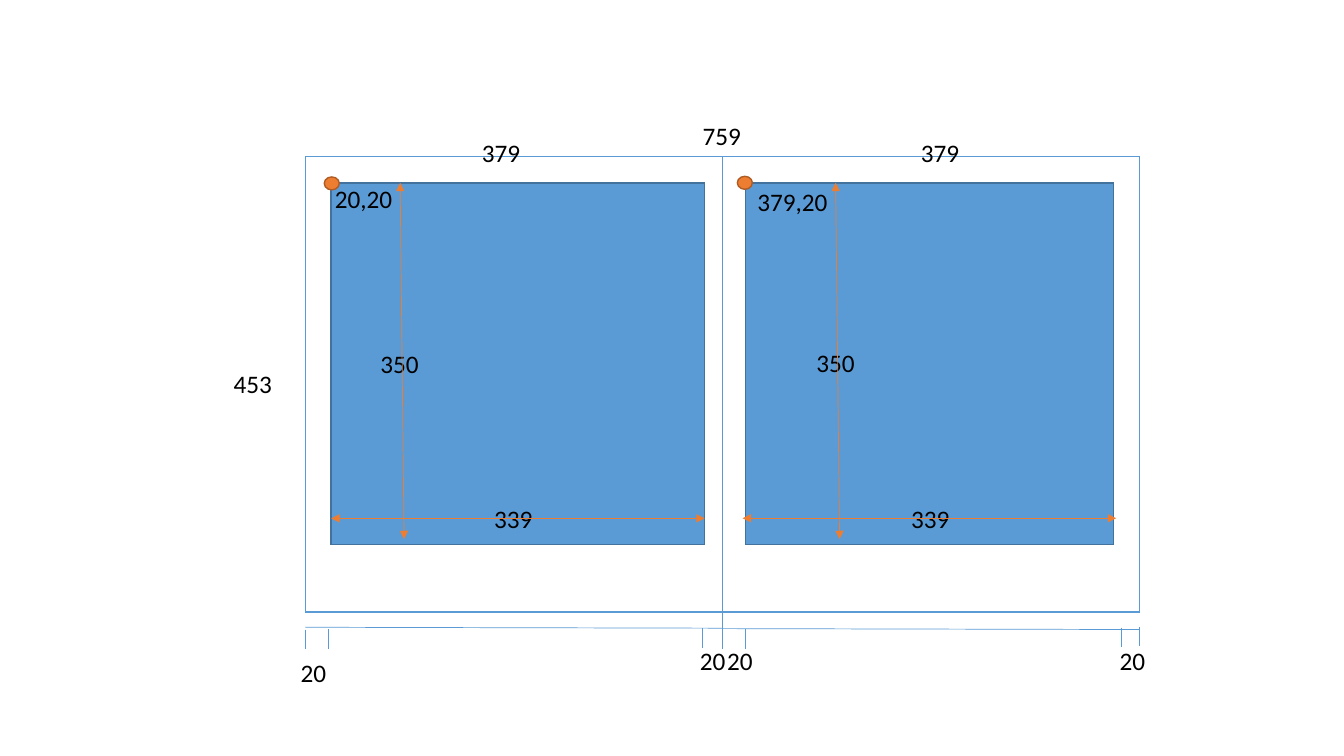
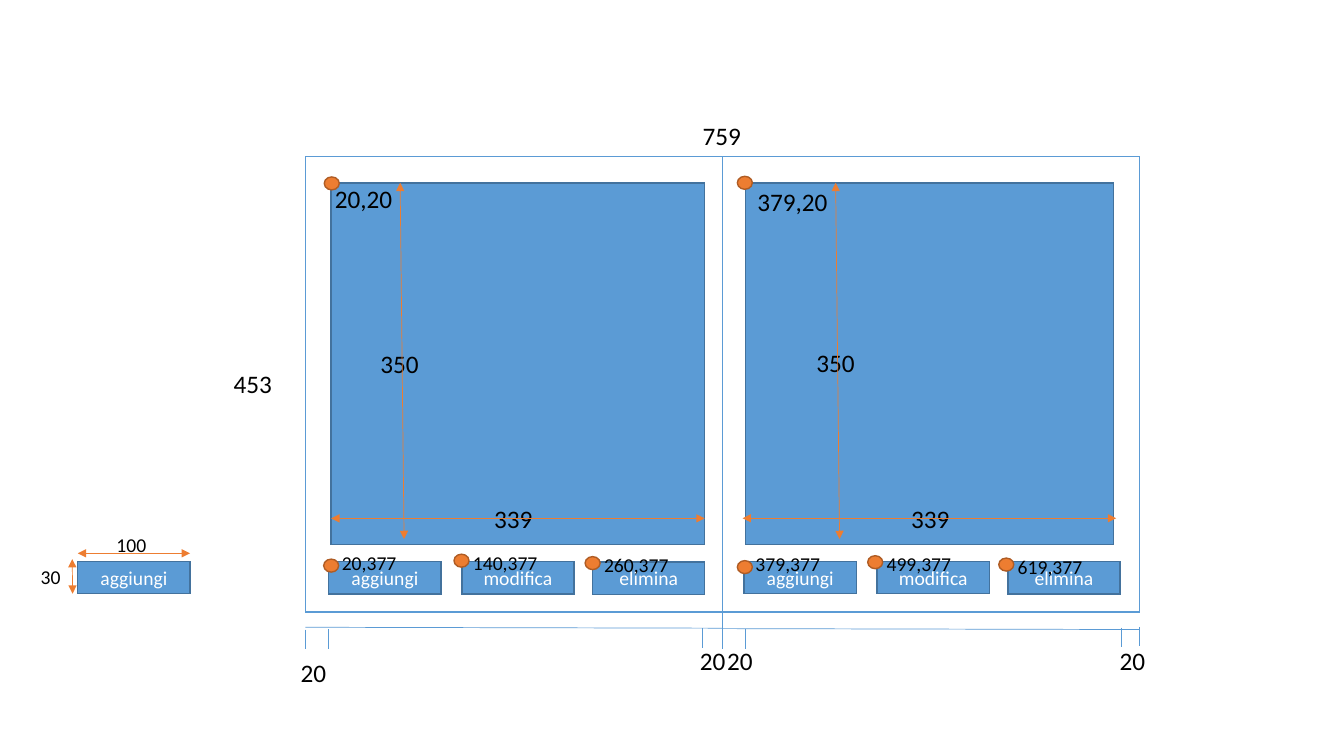
Before and after one commit to desioc/DeSyO, a slide deck: slide 1 of Documentazione/Mockup/interfaccia_grafica.pptx. Drawn at 1344x756 pixels with LibreOffice and Linux fonts; fonts in the diff are those of the drawing. Boxes give left, top, right and bottom in pixels: in the first picture for what was removed or moved away, otherwise in the second. Text is boxed around its words. In the diff, an @@ line names an element or a change of style, - is before the commit and + after.

Commit message:
Modificato file ppt interfaccia grafica

```diff
--- a/Documentazione/Mockup/interfaccia_grafica.pptx
+++ b/Documentazione/Mockup/interfaccia_grafica.pptx
@@ text removed at <box>921,145,959,162</box> @@
-379
@@ text added at <box>116,539,146,554</box>, 14 pt, text #000000 @@
+100
@@ double arrow added from (73, 594) to (73, 560), #ED7D31 0.5 pt @@
@@ rectangle added at <box>78,562,190,594</box>, fill #5B9BD5, outline #43739E 1 pt, 14 pt, text #FFFFFF @@
+aggiungi
@@ double arrow added from (78, 554) to (191, 554), #ED7D31 0.5 pt @@
@@ ellipse added at <box>324,560,339,573</box>, fill #ED7D31, outline #AF5C24 1 pt @@
@@ rectangle added at <box>329,562,441,594</box>, fill #5B9BD5, outline #43739E 1 pt, 14 pt, text #FFFFFF @@
+aggiungi
@@ text added at <box>342,553,397,574</box>, 14 pt, text #000000 @@
+20,377
@@ ellipse added at <box>454,555,469,568</box>, fill #ED7D31, outline #AF5C24 1 pt @@
@@ rectangle added at <box>462,562,574,594</box>, fill #5B9BD5, outline #43739E 1 pt, 14 pt, text #FFFFFF @@
+modifica
@@ text added at <box>473,553,537,575</box>, 14 pt, text #000000 @@
+140,377
@@ ellipse added at <box>586,557,601,570</box>, fill #ED7D31, outline #AF5C24 1 pt @@
@@ rectangle added at <box>593,562,705,594</box>, fill #5B9BD5, outline #43739E 1 pt, 14 pt, text #FFFFFF @@
+elimina
@@ text added at <box>604,556,668,578</box>, 14 pt, text #000000 @@
+260,377
@@ ellipse added at <box>738,561,753,574</box>, fill #ED7D31, outline #AF5C24 1 pt @@
@@ rectangle added at <box>744,562,856,594</box>, fill #5B9BD5, outline #43739E 1 pt, 14 pt, text #FFFFFF @@
+aggiungi
@@ text at <box>755,555,819,577</box>: text changed; size 18 to 14 pt @@
-379
+379,377
@@ ellipse added at <box>868,556,883,569</box>, fill #ED7D31, outline #AF5C24 1 pt @@
@@ rectangle added at <box>877,562,989,594</box>, fill #5B9BD5, outline #43739E 1 pt, 14 pt, text #FFFFFF @@
+modifica
@@ text added at <box>887,555,951,577</box>, 14 pt, text #000000 @@
+499,377
@@ ellipse added at <box>999,559,1014,572</box>, fill #ED7D31, outline #AF5C24 1 pt @@
@@ rectangle added at <box>1008,562,1120,594</box>, fill #5B9BD5, outline #43739E 1 pt, 14 pt, text #FFFFFF @@
+elimina
@@ text added at <box>1018,557,1082,579</box>, 14 pt, text #000000 @@
+619,377
@@ text added at <box>41,571,61,584</box>, 14 pt, text #000000 @@
+30
```
